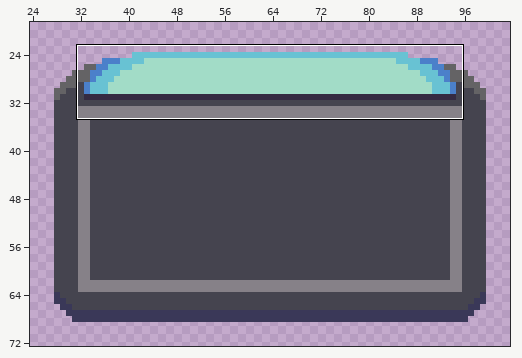
Two versions of one pixel-art file, art/modules/Cockpit_1x2_Back.ase. The picture above shows the old version from afar; the outline marks the close-up.
Close-up. Before the edit:
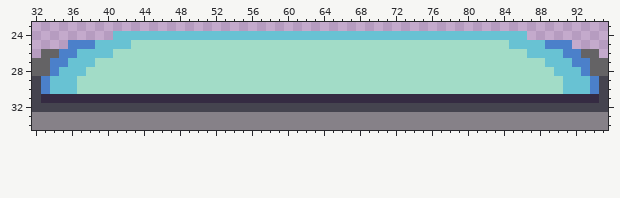
128x96 pixels, 1 frame. Shown: x 32..95, y 23..34. The wide view leaves out empty margins.
And afterwards:
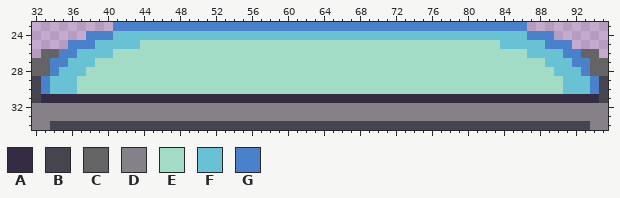
Palette (. is transparent): A #352b42  B #45444f  C #646365  D #868188  E #a2dcc7  F #68c2d3  G #4b80ca
Edits made:
Colour D becomes colour B in row 34 at x 34 to 93.
Colour B becomes colour D in row 32 at x 32 to 95.
Colour E becomes colour F in row 25 at x 43 and 84.
The author put colour G in row 23 at x 41 to 86; in row 24 at x 38 to 40 and 87 to 89.
